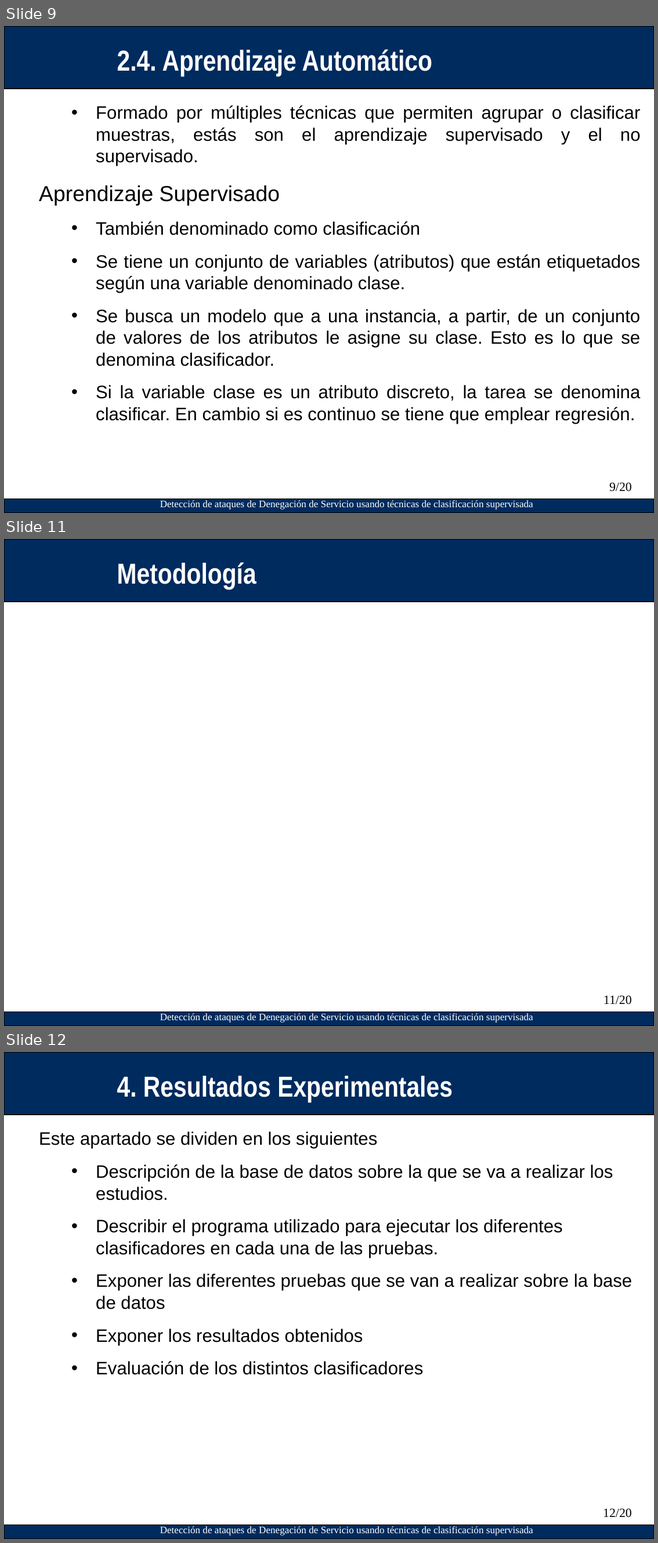
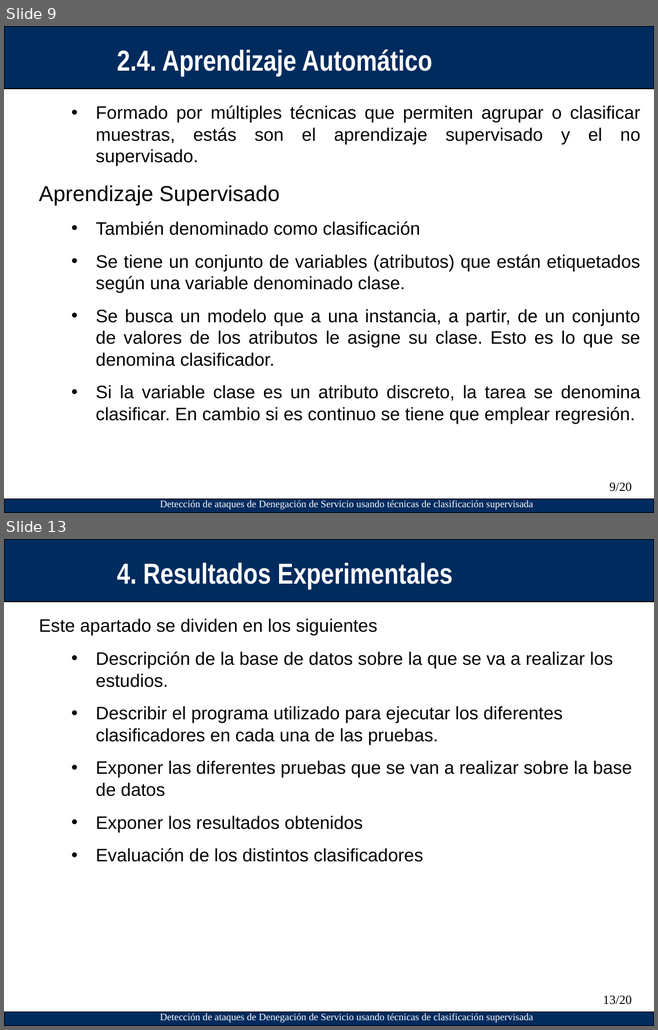
Before and after one commit to asam139/DoS_TFM, a slide deck: Presentacion/Plantilla_Presentacion_PFC-IT_ETSIT.ppt. Shown one above the other, each under a label of ours: slides 9, 11 and 12 before the commit, slides 9 and 13 after it; the slides between them are not shown. The pictures are 658x1543 and 658x1030 pixels, drawn with LibreOffice and Linux fonts; fonts in the diff are those of the drawing; background and template pictures are left out. Boxes give left, top, right and bottom in pixels: in the first picture for what was removed or moved away, otherwise in the second. Text is boxed around its words. In the diff, an @@ line names an element or a change of style, - is before the commit and + after.

```diff
--- a/Presentacion/Plantilla_Presentacion_PFC-IT_ETSIT.ppt
+++ b/Presentacion/Plantilla_Presentacion_PFC-IT_ETSIT.ppt
@@ slide 11 removed at <box>4,539,654,1026</box>, background #FFFFFF; not listed: 3 template elements that a slide beside it also shows @@
@@ text removed at <box>117,562,256,589</box> @@
-Metodología
@@ page number removed at <box>603,995,632,1005</box> @@
-11/20
@@ what was slide 12 is now slide 13 @@
@@ page number at <box>603,995,632,1005</box>: text changed @@
-12/20
+13/20
```
Also in this commit, not shown: 1 slide changed, 9 slides added, 1 other slide removed.
